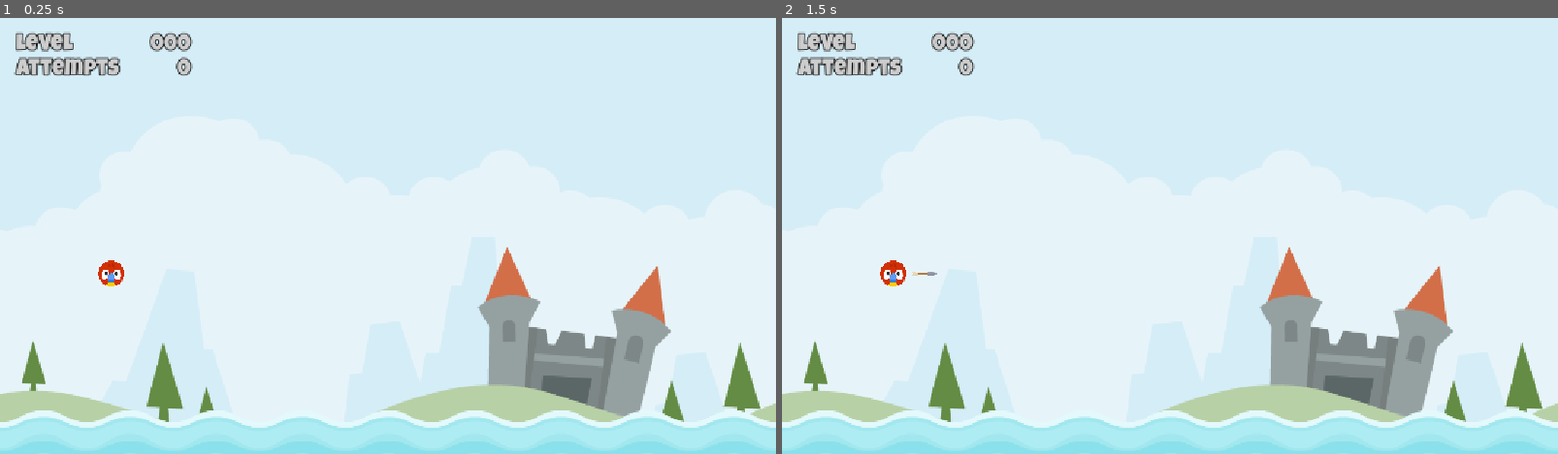
Above: before the commit, frames 1-2 (left to right).
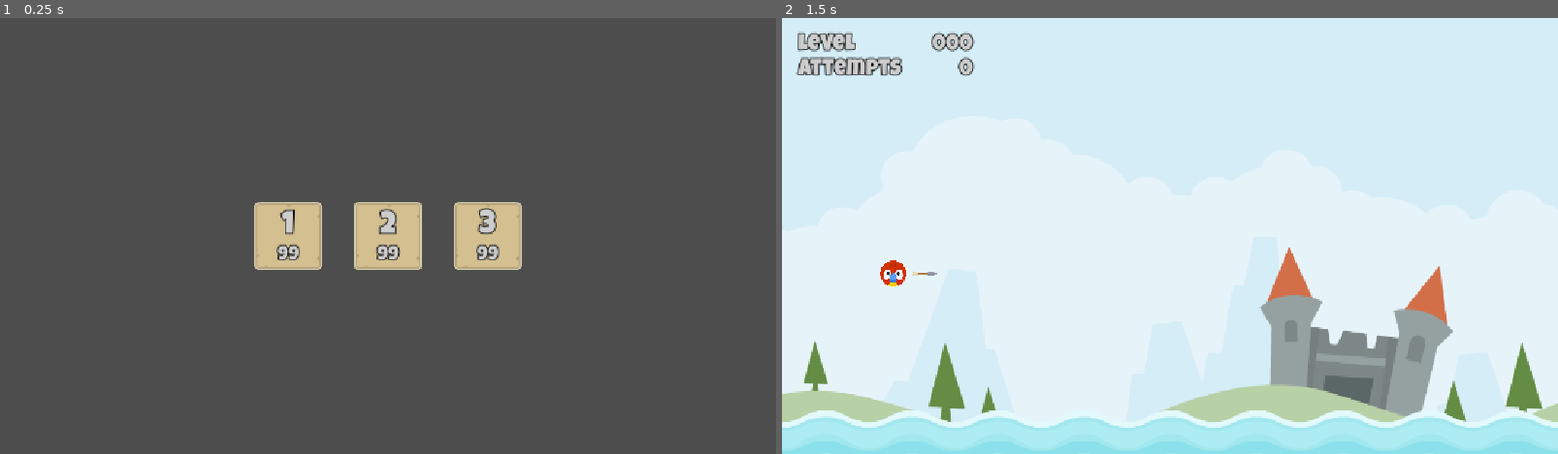
Above: after the commit, the same moments.

Repository: Valantis-Siomos/Angry-Animals
Game: Godot game, scene res://Scenes/Main/Main.tscn
The game is run twice, just before and just after one commit, with the same random seed, the same clock (stepped at 60 frames per second) and the same inputs. Before the commit the project starts from res://Scenes/LevelBase/LavelBase.tscn.
Inputs (mouse positions are in pixels of both pictures, inside the frame that each line leads up to):
- Up to frame 1 (0.25 s): no input
- Up to frame 2 (1.5 s): click (1069, 236) at 0.52 s; tap Enter at 1.25 s; drag from (890, 275) to (1247, 140) at 1.27 s

The runs differ from the first frame. In frame 1, 100% of the frame differs, in the area x 0-100%, y 0-100%; in frame 2, nothing differs.

Commit message:
3 levels first steps, main scene with levels for user to choose the lvl

Diff:
--- /dev/null
+++ b/Scenes/LevelButton/LevelButton.gd
@@ -0,0 +1,21 @@
+extends TextureButton
+
+@export var level_number: int = 1
+@onready var level_label: Label = $MarginContainer/VB/LevelLabel
+
+
+# Called when the node enters the scene tree for the first time.
+func _ready() -> void:
+	level_label.text = str(level_number)
+
+
+func _on_mouse_entered() -> void:
+	scale = Vector2(1.1, 1.1)
+
+
+func _on_mouse_exited() -> void:
+	scale = Vector2(1.0, 1.0)
+
+
+func _on_pressed() -> void:
+	get_tree().change_scene_to_file("res://Scenes/LevelBase/Lavel%d.tscn" % level_number)
--- /dev/null
+++ b/Scenes/LevelButton/LevelButton.tscn
@@ -0,0 +1,56 @@
+[gd_scene format=3 uid="uid://2xub7qoc1x1o"]
+
+[ext_resource type="Texture2D" uid="uid://cduqf2c3drr4l" path="res://Assets/ui/panel_beige.png" id="1_145gk"]
+[ext_resource type="FontFile" uid="uid://mg0alpiggey" path="res://Assets/fonts/LuckiestGuy-Regular.ttf" id="2_3r2e7"]
+[ext_resource type="Script" uid="uid://dqpt5wn6g2ksi" path="res://Scenes/LevelButton/LevelButton.gd" id="2_anpwf"]
+
+[sub_resource type="LabelSettings" id="LabelSettings_anpwf"]
+font = ExtResource("2_3r2e7")
+font_size = 48
+font_color = Color(0.8047426, 0.80474263, 0.8047426, 1)
+outline_size = 6
+outline_color = Color(0, 0, 0, 1)
+
+[sub_resource type="LabelSettings" id="LabelSettings_uqdhg"]
+font = ExtResource("2_3r2e7")
+font_size = 28
+font_color = Color(0.8047426, 0.80474263, 0.8047426, 1)
+outline_size = 6
+outline_color = Color(0, 0, 0, 1)
+
+[node name="LevelButton" type="TextureButton" unique_id=809341881]
+offset_right = 40.0
+offset_bottom = 40.0
+pivot_offset_ratio = Vector2(0.5, 0.5)
+texture_normal = ExtResource("1_145gk")
+script = ExtResource("2_anpwf")
+
+[node name="MarginContainer" type="MarginContainer" parent="." unique_id=516106237]
+layout_mode = 1
+anchors_preset = 15
+anchor_right = 1.0
+anchor_bottom = 1.0
+grow_horizontal = 2
+grow_vertical = 2
+theme_override_constants/margin_top = 12
+
+[node name="VB" type="VBoxContainer" parent="MarginContainer" unique_id=1829049194]
+layout_mode = 2
+
+[node name="LevelLabel" type="Label" parent="MarginContainer/VB" unique_id=753706715]
+layout_mode = 2
+text = "99"
+label_settings = SubResource("LabelSettings_anpwf")
+horizontal_alignment = 1
+vertical_alignment = 1
+
+[node name="ScoreLabel" type="Label" parent="MarginContainer/VB" unique_id=614338501]
+layout_mode = 2
+text = "99"
+label_settings = SubResource("LabelSettings_uqdhg")
+horizontal_alignment = 1
+vertical_alignment = 1
+
+[connection signal="mouse_entered" from="." to="." method="_on_mouse_entered"]
+[connection signal="mouse_exited" from="." to="." method="_on_mouse_exited"]
+[connection signal="pressed" from="." to="." method="_on_pressed"]
--- a/Scenes/Main/Main.tscn
+++ b/Scenes/Main/Main.tscn
@@ -1,6 +1,8 @@
 [gd_scene format=3 uid="uid://d0bgahroshpx1"]
 
 [ext_resource type="Texture2D" uid="uid://0ny0tyf2y350" path="res://Assets/env/MainBG.png" id="1_p8rbg"]
+[ext_resource type="PackedScene" uid="uid://2xub7qoc1x1o" path="res://Scenes/LevelButton/LevelButton.tscn" id="2_qtv3y"]
+[ext_resource type="AudioStream" uid="uid://b5xv1gp66vj4n" path="res://Assets/audio/birdsong.wav" id="3_cmk6n"]
 
 [node name="Main" type="Control" unique_id=1920809199]
 layout_mode = 3
@@ -19,3 +21,33 @@
 grow_vertical = 2
 texture = ExtResource("1_p8rbg")
 expand_mode = 1
+
+[node name="HBoxContainer" type="HBoxContainer" parent="." unique_id=282324463]
+layout_mode = 1
+anchors_preset = 8
+anchor_left = 0.5
+anchor_top = 0.5
+anchor_right = 0.5
+anchor_bottom = 0.5
+offset_left = -20.0
+offset_top = -20.0
+offset_right = 20.0
+offset_bottom = 20.0
+grow_horizontal = 2
+grow_vertical = 2
+theme_override_constants/separation = 48
+
+[node name="LevelButton" parent="HBoxContainer" unique_id=809341881 instance=ExtResource("2_qtv3y")]
+layout_mode = 2
+
+[node name="LevelButton2" parent="HBoxContainer" unique_id=1903747396 instance=ExtResource("2_qtv3y")]
+layout_mode = 2
+level_number = 2
+
+[node name="LevelButton3" parent="HBoxContainer" unique_id=935222866 instance=ExtResource("2_qtv3y")]
+layout_mode = 2
+level_number = 3
+
+[node name="Music" type="AudioStreamPlayer" parent="." unique_id=37609862]
+stream = ExtResource("3_cmk6n")
+autoplay = true
--- a/project.godot
+++ b/project.godot
@@ -11,7 +11,7 @@
 [application]
 
 config/name="Angry animals"
-run/main_scene="uid://cjyk7jdgun0qy"
+run/main_scene="uid://d0bgahroshpx1"
 config/features=PackedStringArray("4.7", "Mobile")
 config/icon="uid://b4dpbn63tljei"
 
Not shown, changed: Assets/audio/birdsong.wav.import
Not shown, added: Scenes/LevelButton/LevelButton.gd.uid
